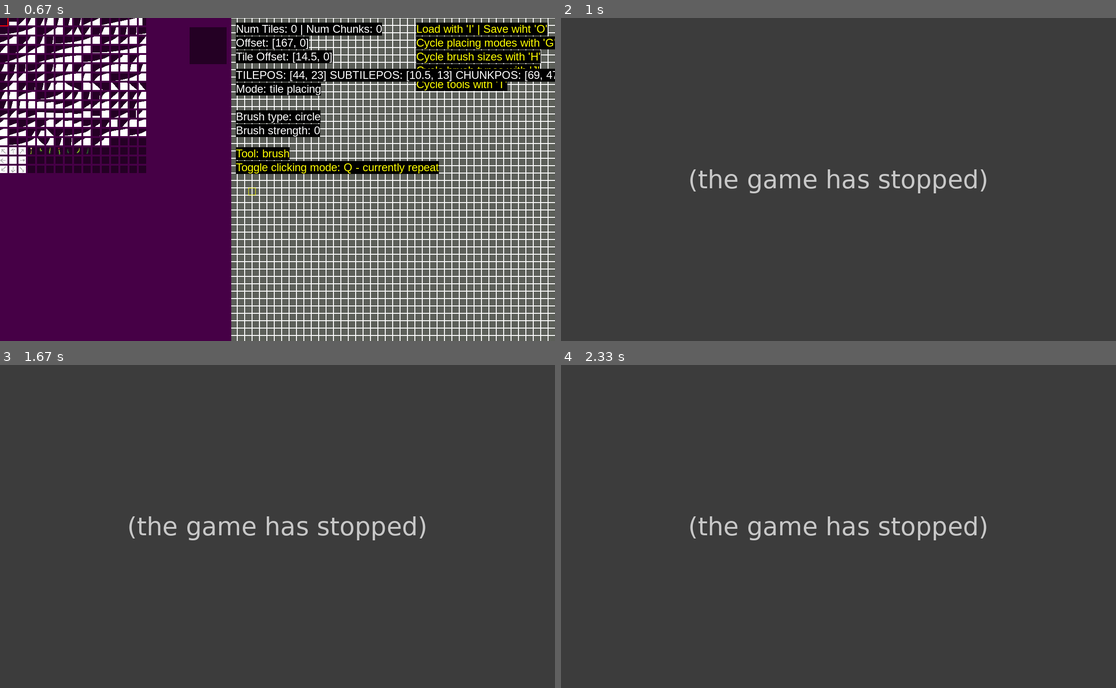
Above: before the commit, frames 1-4 (two rows, left to right).
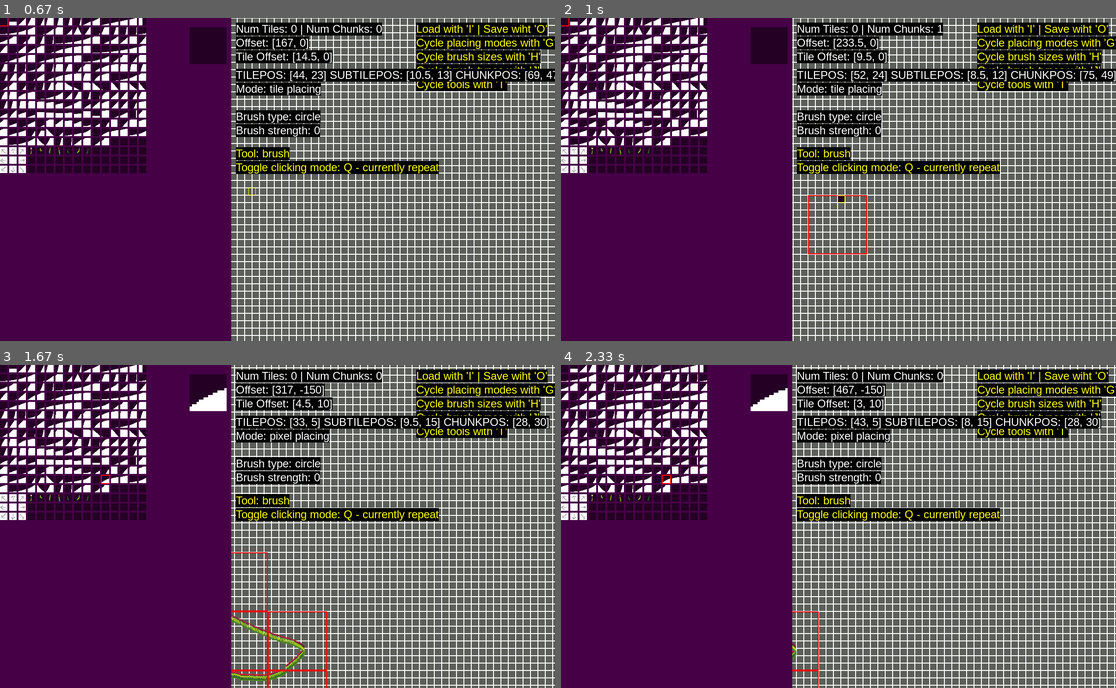
Above: after the commit, the same moments.

Repository: tea-enjoyer11/PlatformerGame0
Game: pygame game, started from leveleditor.py
Two runs of this game, one before a commit and one after it. Both use one fixed random seed, a clock stepped at 60 frames per second and the inputs below.
Inputs (mouse positions are in pixels of both pictures, inside the frame that each line leads up to):
- Up to frame 1 (0.67 s): hold D from 0.33 s (still down); move the mouse to (255, 192) at 0.37 s
- Up to frame 2 (1 s): release D at 0.8 s; click (844, 202) at 0.88 s
- Up to frame 3 (1.67 s): hold W 1.17-1.47 s; click (144, 529) at 1.25 s; tap I at 1.32 s; hold D from 1.5 s (still down); click (105, 478) at 1.58 s; tap G at 1.65 s
- Up to frame 4 (2.33 s): release D at 1.97 s

Frame 1 is identical in both runs. In frame 2, 100% of the frame differs, in the area x 0-100%, y 0-100%; in frame 3, 100%; in frame 4, 100%.
Error before the commit: TypeError: Source objects must be a Surface (tiles.py line 689); the game stopped at 0.88 s (later frames are placeholders)

Commit message:
minale Änderungen

Diff:
--- a/Scripts/tiles.py
+++ b/Scripts/tiles.py
@@ -4,6 +4,7 @@
 from Scripts.CONFIG import *
 from typing import Literal, Any
 import math
+from Scripts.utils_math import clamp_number_to_range_steps
 
 
 class Queue:
@@ -21,6 +22,9 @@
         if self.empty():
             return self._content.pop(0)
         return None
+
+    def __len__(self) -> int:
+        return len(self._content)
 
 
 NEIGHBOR_OFFSETS = [
@@ -158,6 +162,8 @@
     offset_cache: dict[str, Vector2] = {}
     img_half_size_cache: dict[str, tuple] = {}
     def rot_function(x) -> float: return 35 * math.sin(0.5 * x)
+    max_rotations = 20
+    rotation_angle = 35
 
     def __init__(self, pos: Vector2, img_idx: Any, tile_type: TileType = TileType.GRASS_BLADE) -> None:
         super().__init__(pos, tile_type, img_idx)
@@ -175,6 +181,7 @@
         # ! Idee: die rotations limitieren. Nur von -20 zu 20 in 4er steps. -> nur 10 rotation states
 
         self.rot = GrassBlade.rot_function(self.pos.x + time)
+        self.rot = clamp_number_to_range_steps(self.rot, -GrassBlade.rotation_angle, GrassBlade.rotation_angle, GrassBlade.rotation_angle * 2 / GrassBlade.max_rotations)
 
         self.img_idx = f"{self.base_img_idx};{int(self.rot)}"
 
@@ -528,7 +535,7 @@
         # reinpackt und erst entfernt, wenn diese Funktion durch diese Liste durchgegangen ist.
 
         # New approach
-        # print(111111111, self._pre_render_queue._content)
+        # print(len(self._pre_render_queue))
         while self._pre_render_queue.empty():
             c = self._pre_render_queue.get()
             # print(22222, c)
@@ -570,7 +577,7 @@
             c = Chunk(self, related_chunk_pos, size=self.chunk_size)
             self._chunks[related_chunk_pos] = c
             self.amount_of_chunks += 1
-            # self.add_to_pre_render_queue(c)
+            self.add_to_pre_render_queue(c)
 
         chunk = self._chunks[related_chunk_pos]
         if chunk.add(tile):
@@ -686,6 +693,7 @@
                 if (x, y) in self._chunks:
                     l.append(self._chunks[(x, y)].get_pre_render(offset))
 
+        # print(l)
         surf.fblits(l)
 
         for y in range(p1[1], p2[1] + 1):
--- a/Scripts/utils_math.py
+++ b/Scripts/utils_math.py
@@ -56,3 +56,8 @@
             listCopy.append(pos * -1)
 
     return listCopy
+
+
+def clamp_number_to_range_steps(n, start, end, step) -> float:
+    n = clamp(start, n, end)
+    return round(n / step) * step
--- a/leveleditor.py
+++ b/leveleditor.py
@@ -67,6 +67,7 @@
 for f in os.listdir("assets/tiles/grass_blades"):
     GrassBlade.img_cache[f"{f.split('.')[0]};{0}"] = load_image(f"assets/tiles/grass_blades/{f}")
     GrassBlade.offset_cache[f"{f.split('.')[0]};{0}"] = Vector2(0, 0)
+    GrassBlade.img_half_size_cache[f"{f.split('.')[0]};{0}"] = tuple(Vector2(load_image(f"assets/tiles/grass_blades/{f}").get_size()) // 2)
 
 
 def render_grid():
@@ -253,7 +254,9 @@
                             img_idx = f"{selected_tile[1]-3}"
                             p = mPos - Vector2(GrassBlade.img_cache[f"{img_idx};0"].get_size()) / 2
                             t = GrassBlade((p + offset) / TILESIZE, img_idx=img_idx)
+                            t.img_idx = f"{img_idx};0"
                             offgrid = True
+                            print(selected_tile, img_idx, t.img_idx)
                         else:
                             t = CustomTile(position, idx, idx)
                         if offgrid:
--- a/main.py
+++ b/main.py
@@ -141,7 +141,7 @@
     for tile in close_tiles:
         render_collision_mesh(screen, "yellow", tile, offset=scroll)
 
-    # Buttons ------------------------------------------------ #
+    # region Buttons ------------------------------------------------ #
     for event in pygame.event.get():
         if event.type == pygame.QUIT or (event.type == pygame.KEYDOWN and event.key == pygame.K_ESCAPE):
             run = False
@@ -230,6 +230,7 @@
         # endregion
 
         pygame_gui_manager.process_events(event)
+    # endreion
 
     m_pos = tuple(pygame.Vector2(pygame.mouse.get_pos()))
     if pygame.mouse.get_pressed()[0]:
--- /dev/null
+++ b/standalone tests/range-thing.py
@@ -0,0 +1,30 @@
+import random
+import time
+
+
+n = random.random()
+rl = 0
+rh = 1
+r = range(rl, rh)
+steps = .2
+
+print(n, r, steps)
+
+
+def clamp(minimum, x, maximum):
+    return max(minimum, min(x, maximum))
+
+
+def clamp_number_to_range_steps(n, start, end, step) -> float:
+    n = clamp(start, n, end)
+    return round(n / step) * step
+
+
+t1 = time.perf_counter()
+res = round(round(n / steps) * steps, 2)
+end = time.perf_counter() - t1
+print(res, end)
+t1 = time.perf_counter()
+res = clamp_number_to_range_steps(n, 0, 1, 0.2)
+end = time.perf_counter() - t1
+print(res, end)
Binary file removed: saves/t1/(0.0, 3.0).data
Binary file added: saves/t1/(0.0, 4.0).data
Binary file removed: saves/t1/(1.0, 2.0).data
Binary file removed: saves/t1/(1.0, 3.0).data
Binary file added: saves/t1/(1.0, 4.0).data
Binary file removed: saves/t1/(10.0, 1.0).data
Binary file removed: saves/t1/(10.0, 2.0).data
Binary file removed: saves/t1/(10.0, 3.0).data
Binary file removed: saves/t1/(11.0, 1.0).data
Binary file removed: saves/t1/(11.0, 2.0).data
Binary file removed: saves/t1/(11.0, 3.0).data
Binary file removed: saves/t1/(2.0, 1.0).data
(and 22 more such lines)
